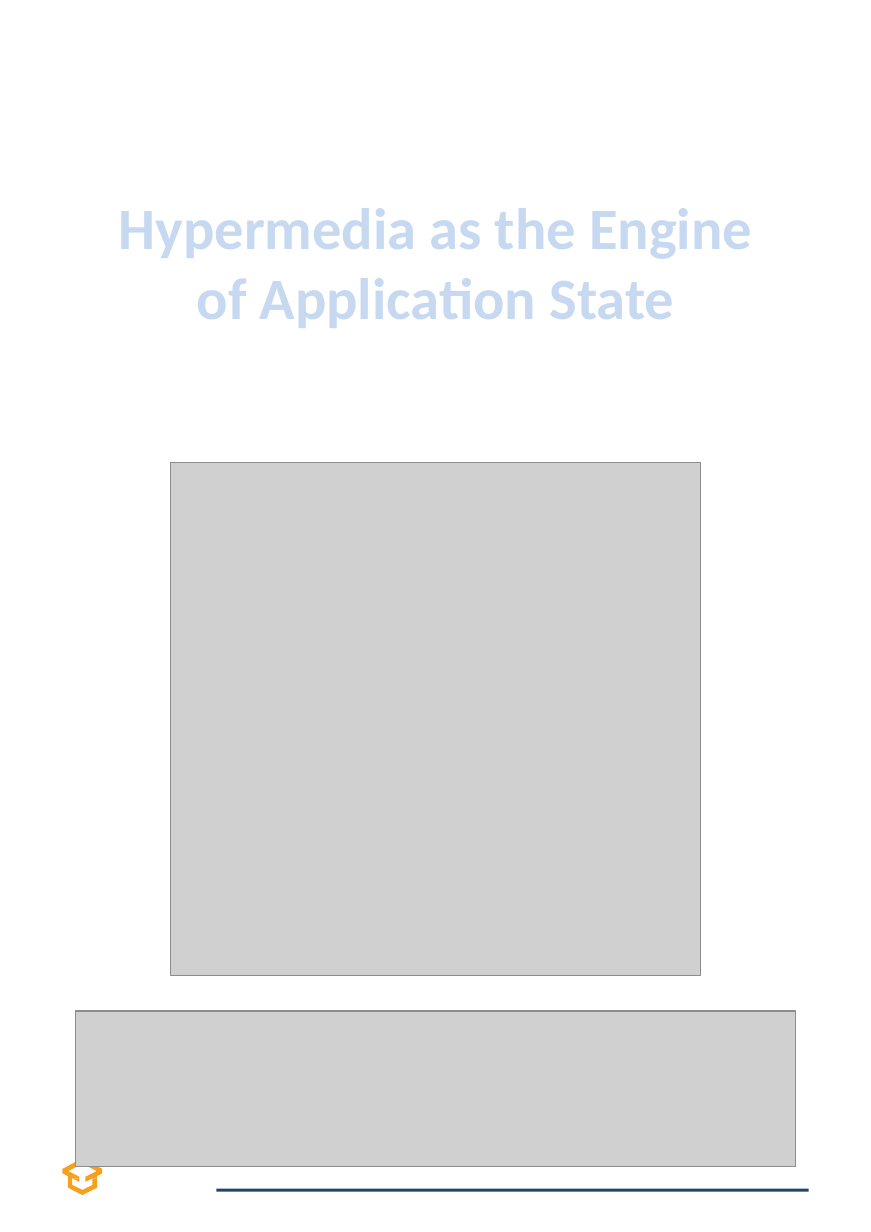
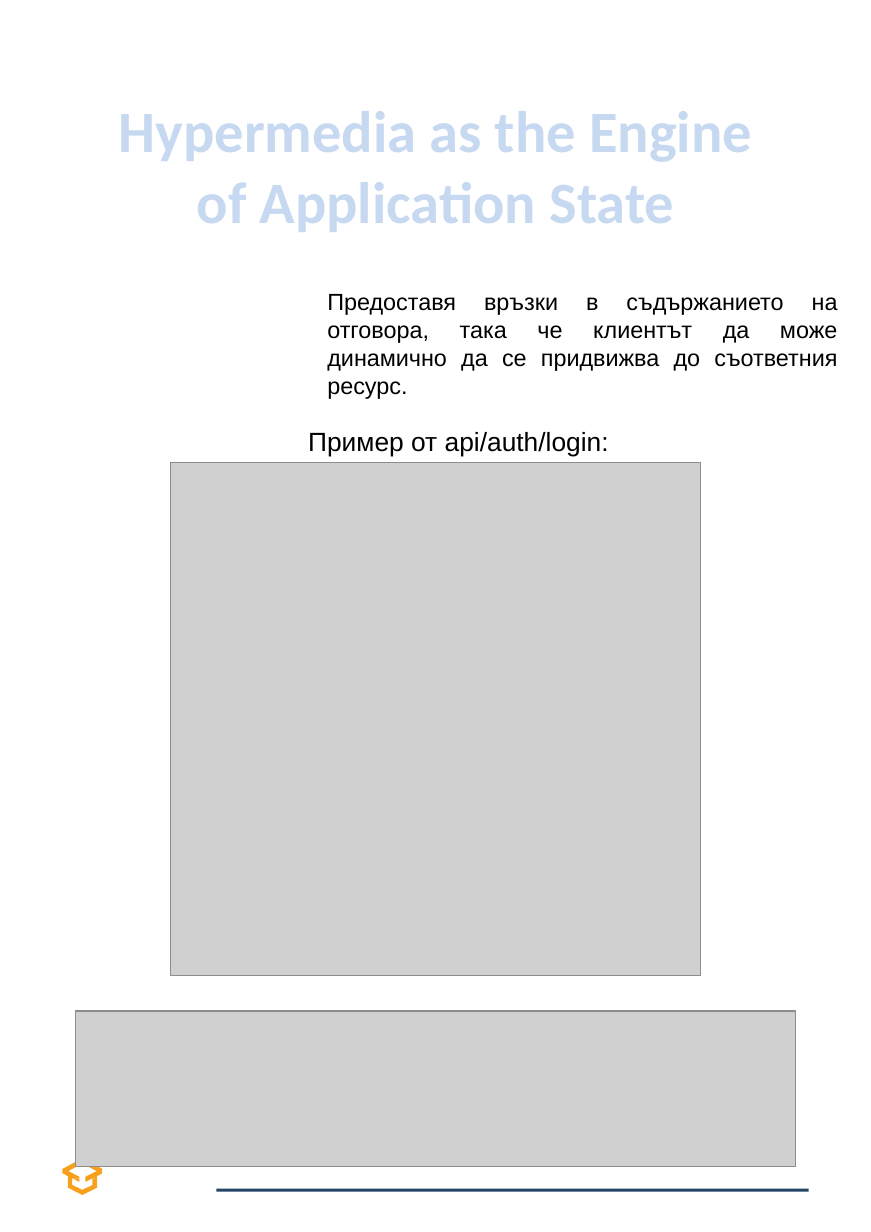
Before and after one commit to rossburnette/AspReactDddCqrsEventSourcingHateoas, a slide deck: slide 11 of resources/softuniada/Softuniada-Project-Documentation.pptx (slide 8 before the commit). Drawn at 871x1232 pixels with LibreOffice and Linux fonts; fonts in the diff are those of the drawing; grey boxes stand for pictures; background and template pictures are left out. Boxes give left, top, right and bottom in pixels: in the first picture for what was removed or moved away, otherwise in the second. Text is boxed around its words. In the diff, an @@ line names an element or a change of style, - is before the commit and + after.

```diff
--- a/resources/softuniada/Softuniada-Project-Documentation.pptx
+++ b/resources/softuniada/Softuniada-Project-Documentation.pptx
@@ text "Hypermedia as the Engine of ...": place and size @@
-text "Hypermedia as the Engine of ..." at box(119, 208, 752, 328)
+text "Hypermedia as the Engine of ..." at box(119, 111, 752, 232)
@@ text added at box(327, 294, 838, 399), 16 pt, text #000000 @@
+Предоставя връзки в съдържанието на отговора, така че клиентът да може динамично да се придвижва до съответния ресурс.
@@ text added at box(308, 432, 609, 457), 18 pt, text #000000 @@
+Пример от api/auth/login:
```
Also in this commit, not shown: 2 other slides changed, 4 slides added, 1 slide removed, 2 other files.
